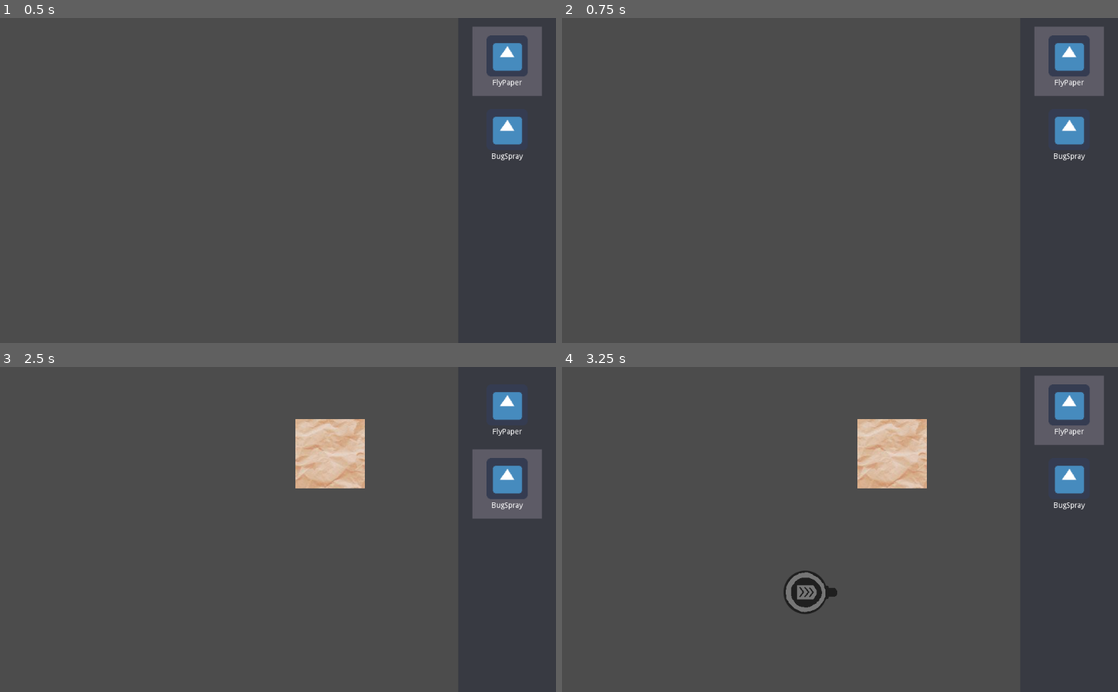
Above: before the commit, frames 1-4 (two rows, left to right).
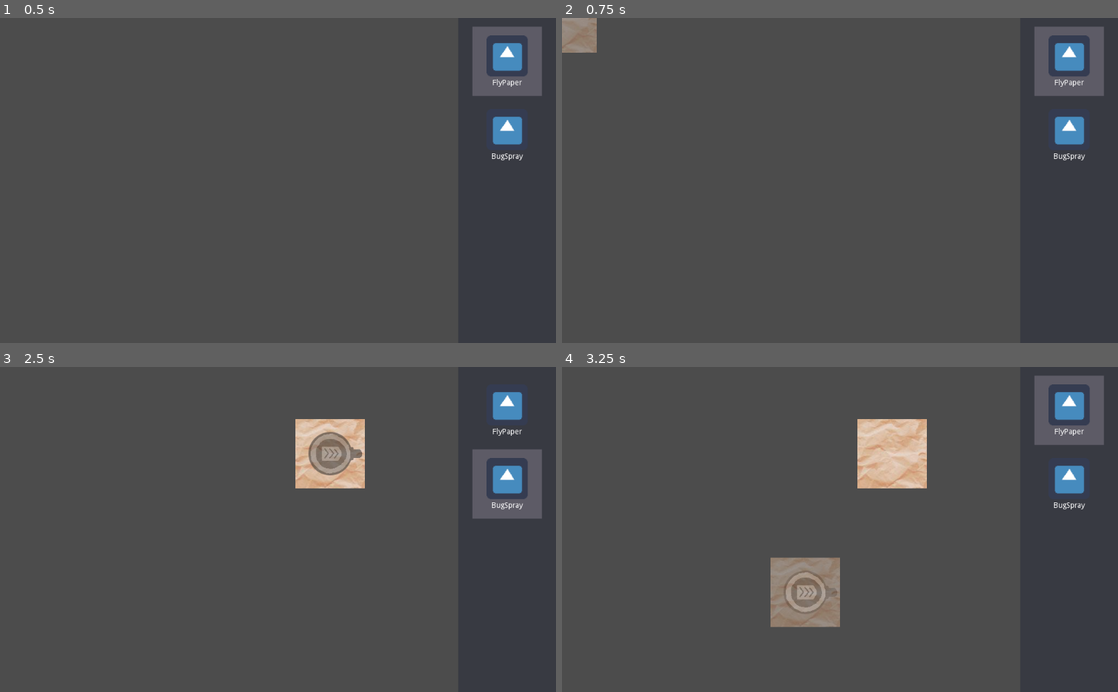
Above: after the commit, the same moments.

Repository: warriormaster12/SlimeNation
Game: Godot game, scene res://PhaseBuild/Root/Root.tscn
Same seed, same stepped clock (60 frames per second), same inputs: the game is played once before the commit and once after it. The engine's default icon, where the game draws it, is replaced by a stand-in: a white triangle on a blue panel in a dark square.
Inputs (mouse positions are in pixels of both pictures, inside the frame that each line leads up to):
- Up to frame 1 (0.5 s): no input
- Up to frame 2 (0.75 s): tap Enter at 0.5 s; move the mouse to (1067, 60) at 0.52 s; hold 1 (game_build_select_trap_1) from 0.53 s (still down); click (1067, 60) at 0.67 s
- Up to frame 3 (2.5 s): tap 2 (game_build_select_trap_2) at 0.8, 1.35 s; tap Space at 1.25 s; move the mouse to (505, 484) at 1.27 s; release 1 (game_build_select_trap_1) at 1.28 s; click (505, 484) at 1.42 s; tap 3 (game_build_select_trap_3) at 1.55 s; tap Enter at 2 s; move the mouse to (333, 458) at 2.02 s; hold 3 (game_build_select_trap_3) from 2.03 s (still down); click (333, 458) at 2.17 s; tap 4 (game_build_select_trap_4) at 2.3 s
- Up to frame 4 (3.25 s): tap Space at 2.75 s; move the mouse to (812, 594) at 2.77 s; release 3 (game_build_select_trap_3) at 2.78 s; tap 4 (game_build_select_trap_4) at 2.85 s; click (812, 594) at 2.92 s; tap 5 (game_build_select_trap_5) at 3.05 s

Frame 1 is identical in both runs. In frame 2, 0.7% of the frame differs, in the area x 0-7%, y 0-11%; in frame 3, 0.9%; in frame 4, 2.7%, in the area x 37-50%, y 58-81%.

Commit message:
feat: Add builder trap ghost

Diff:
--- a/SlimeNation/PhaseBuild/Root/builder.gd
+++ b/SlimeNation/PhaseBuild/Root/builder.gd
@@ -10,6 +10,9 @@
 
 const CELL_SIZE = 16
 
+var cursor_pos: Vector2 = Vector2()
+var trap_ghost: Node = null
+
 
 func _init() -> void:
     __index = 0
@@ -17,12 +20,26 @@
     var _err = EntityDb.connect("register_trap", self, "_on_EntityDb_register_trap")
 
 func select_trap(idx: int) -> void:
+    if trap_ghost != null:
+        trap_ghost.queue_free()
+        remove_child(trap_ghost)
+        trap_ghost = null
     if self.__traps.empty():
         self.__index = -1 # Invalid value
         _log("Deselect trap")
     else:
         self.__index = _wrap_index(idx, self.__traps)
-        _log("Select trap %s (%d)" % [self.__traps[self.__index], self.__index])
+        var name = self.__traps[self.__index]
+        _log("Select trap %s (%d)" % [name, self.__index])
+        var nodeScene = EntityDb.get_entity_node(name)
+        if nodeScene == null:
+            _log("No resource loaded for '%s'" % name)
+            return
+        trap_ghost = nodeScene.instance()
+        trap_ghost.z_index = 10
+        trap_ghost.position = cursor_pos
+        trap_ghost.modulate = Color(1, 1, 1, 0.5)
+        add_child(trap_ghost)
 
 func refresh_traps() -> void:
     _log("Refresh trap IDs")
@@ -30,6 +47,20 @@
     self.__traps = EntityDb.get_all_trap_ids()
     _log("Traps: %s" % [self.__traps])
     select_trap(self.__index)
+
+# Built-in functions
+
+func _process(_delta):
+    if self.__index == -1:
+        return
+    if trap_ghost != null:
+        trap_ghost.position = _fit_to_cell(cursor_pos)
+
+func _unhandled_input(event):
+    if self.__index == -1:
+        return
+    if event is InputEventMouseMotion:
+        cursor_pos = event.position
 
 # EntityDB signals
 
--- a/SlimeNation/Scripts/Entity/EntityDB.gd
+++ b/SlimeNation/Scripts/Entity/EntityDB.gd
@@ -55,6 +55,6 @@
 # @return null if no scene has been loaded for that name
 func get_entity_node(name: String) -> PackedScene:
     var id = get_trap_id(name)
-    if not __nodes.has(id):
+    if __nodes == null or not __nodes.has(id):
         return null
     return __nodes[id]
